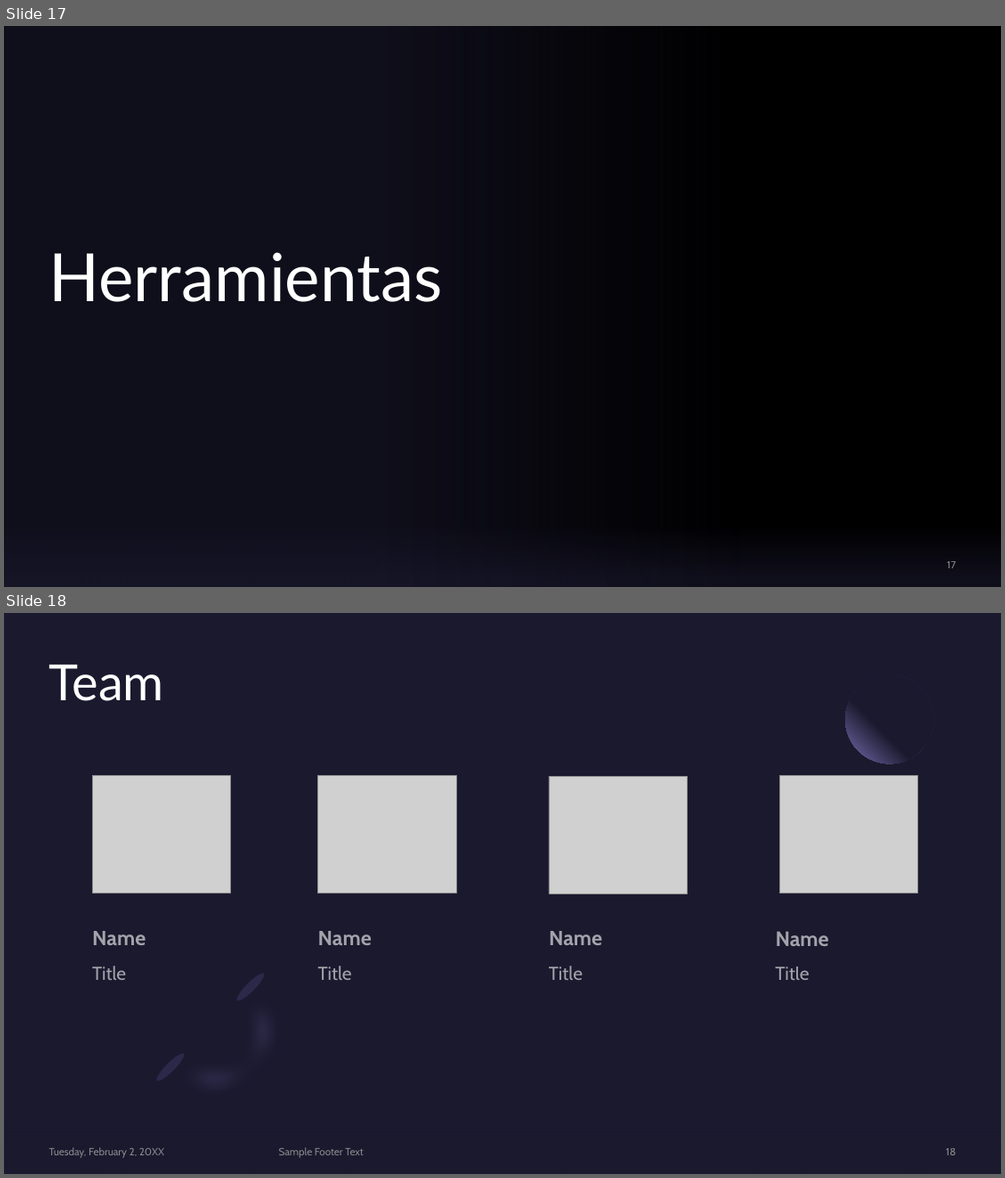
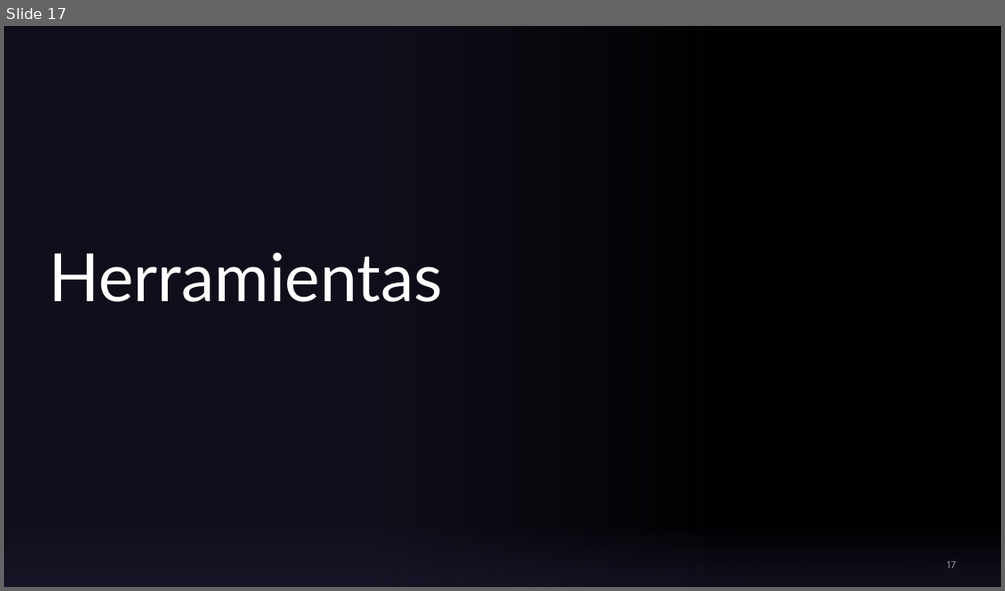
Before and after one commit to Jiaz02/MyGymBro, a slide deck: My Gym Bro def.pptx. Shown one above the other, each under a label of ours: slides 17 and 18 before the commit, slide 17 after it. The pictures are 1005x1178 and 1005x591 pixels, drawn with LibreOffice and Linux fonts; fonts in the diff are those of the drawing; grey boxes stand for pictures; background and template pictures are left out. Boxes give left, top, right and bottom in pixels: in the first picture for what was removed or moved away, otherwise in the second. Text is boxed around its words. In the diff, an @@ line names an element or a change of style, - is before the commit and + after.

```diff
--- a/My Gym Bro def.pptx
+++ b/My Gym Bro def.pptx
@@ slide 18 removed at [4, 613, 1001, 1174], background #1B192E @@
@@ title removed at [48, 665, 164, 701] @@
-Team
@@ ellipse removed at [845, 675, 933, 763] @@
@@ picture removed at [92, 776, 231, 893] @@
@@ picture removed at [318, 776, 456, 893] @@
@@ picture removed at [550, 776, 688, 893] @@
@@ picture removed at [779, 776, 918, 893] @@
@@ text removed at [92, 931, 146, 945] @@
-Name
@@ text removed at [318, 931, 372, 945] @@
-Name
@@ text removed at [549, 931, 602, 945] @@
-Name
@@ text removed at [776, 931, 829, 946] @@
-Name
@@ text removed at [92, 965, 126, 980] @@
-Title
@@ text removed at [318, 965, 352, 980] @@
-Title
@@ text removed at [549, 965, 582, 980] @@
-Title
@@ text removed at [775, 966, 809, 980] @@
-Title
@@ group removed at [148, 965, 318, 1135]: 2 freeform shapes, 2 ellipses @@
@@ rectangle removed at [4, 1085, 1001, 1174] @@
@@ text removed at [49, 1147, 164, 1158] @@
-Tuesday, February 2, 20XX
@@ text removed at [279, 1147, 364, 1158] @@
-Sample Footer Text
@@ page number removed at [946, 1148, 955, 1155] @@
-18
```
Also in this commit, not shown: 10 slides added, 5 other slides removed.
